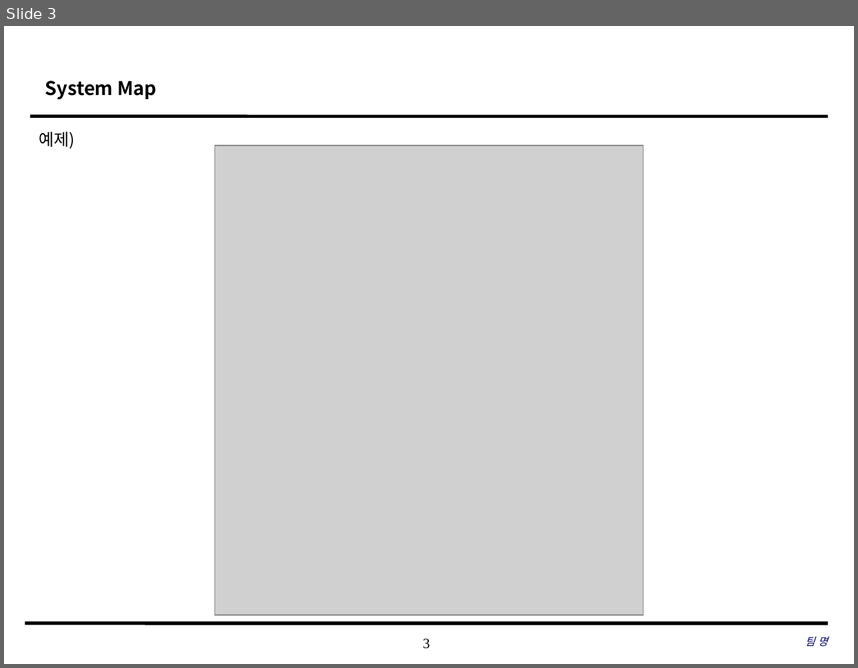
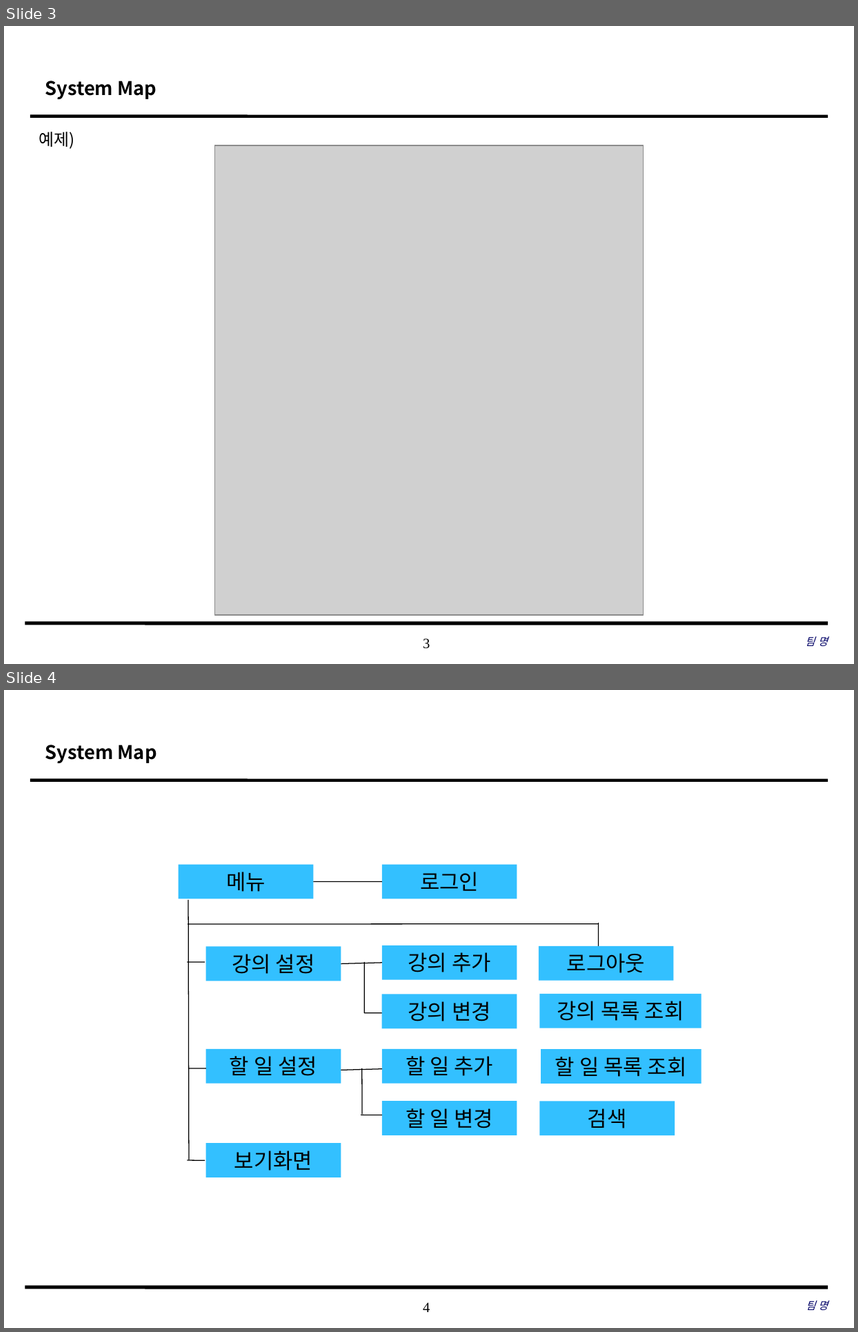
Before and after one commit to coskdms/SE2017_10_TenoutofTen, a slide deck: doc/3_ 설계서/UI Design Template.pptx. Shown one above the other, each under a label of ours: slide 3 before the commit, slides 3 and 4 after it. The pictures are 858x668 and 858x1332 pixels, drawn with LibreOffice and Linux fonts; fonts in the diff are those of the drawing; grey boxes stand for pictures; background and template pictures are left out. Boxes give left, top, right and bottom in pixels: in the first picture for what was removed or moved away, otherwise in the second. Text is boxed around its words. In the diff, an @@ line names an element or a change of style, - is before the commit and + after.

Commit message:
#865 새기능 신규 보통 2017.05.19 UI 디자인설계서 초안 작성 -system map

```diff
--- a/doc/3_ 설계서/UI Design Template.pptx
+++ b/doc/3_ 설계서/UI Design Template.pptx
@@ slide 4 added at (4,690,854,1328), background #FFFFFF; not listed: 3 template elements that a slide beside it also shows @@
@@ title added at (45,745,157,763), 16 pt, text #000000, bold @@
+System Map
@@ rectangle added at (179,865,313,898), fill #33C0FF, 18 pt, text #000000 @@
+메뉴
@@ rectangle added at (382,865,517,898), fill #33C0FF, 18 pt, text #000000 @@
+로그인
@@ line added from (313, 881) to (382, 881), #000000 0.75 pt @@
@@ line added from (188, 900) to (188, 1159), #000000 0.75 pt @@
@@ line added from (188, 924) to (598, 924), #000000 0.75 pt @@
@@ line added from (598, 923) to (598, 952), #000000 0.75 pt @@
@@ rectangle added at (206,947,341,980), fill #33C0FF, 18 pt, text #000000 @@
+강의 설정
@@ rectangle added at (382,945,517,979), fill #33C0FF, 18 pt, text #000000 @@
+강의 추가
@@ rectangle added at (539,946,674,980), fill #33C0FF, 18 pt, text #000000 @@
+로그아웃
@@ line added from (187, 962) to (205, 962), #000000 0.75 pt @@
@@ line added from (341, 964) to (382, 962), #000000 0.75 pt @@
@@ line added from (364, 962) to (364, 1013), #000000 0.75 pt @@
@@ rectangle added at (382,994,517,1028), fill #33C0FF, 18 pt, text #000000 @@
+강의 변경
@@ rectangle added at (539,994,701,1027), fill #33C0FF, 18 pt, text #000000 @@
+강의 목록 조회
@@ line added from (364, 1013) to (386, 1013), #000000 0.75 pt @@
@@ rectangle added at (206,1049,341,1083), fill #33C0FF, 18 pt, text #000000 @@
+할 일 설정
@@ rectangle added at (382,1049,517,1083), fill #33C0FF, 18 pt, text #000000 @@
+할 일 추가
@@ rectangle added at (542,1049,702,1083), fill #33C0FF, 18 pt, text #000000 @@
+할 일 목록 조회
@@ line added from (188, 1068) to (206, 1068), #000000 0.75 pt @@
@@ line added from (341, 1070) to (382, 1068), #000000 0.75 pt @@
@@ line added from (362, 1068) to (362, 1114), #000000 0.75 pt @@
@@ rectangle added at (382,1101,517,1134), fill #33C0FF, 18 pt, text #000000 @@
+할 일 변경
@@ rectangle added at (539,1101,675,1134), fill #33C0FF, 18 pt, text #000000 @@
+검색
@@ line added from (361, 1115) to (382, 1115), #000000 0.75 pt @@
@@ rectangle added at (206,1143,341,1177), fill #33C0FF, 18 pt, text #000000 @@
+보기화면
@@ line added from (187, 1160) to (205, 1160), #000000 0.75 pt @@
@@ text added at (806,1301,828,1310), 9 pt, text #000066, italic @@
+팀 명
```
Also in this commit, not shown: 1 slide changed.
